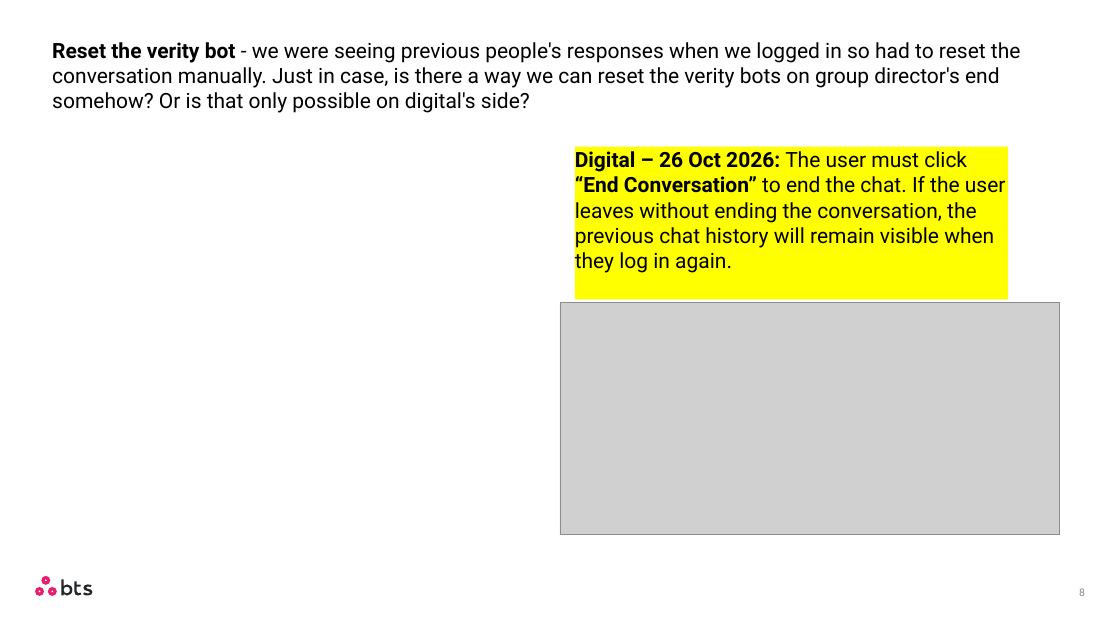
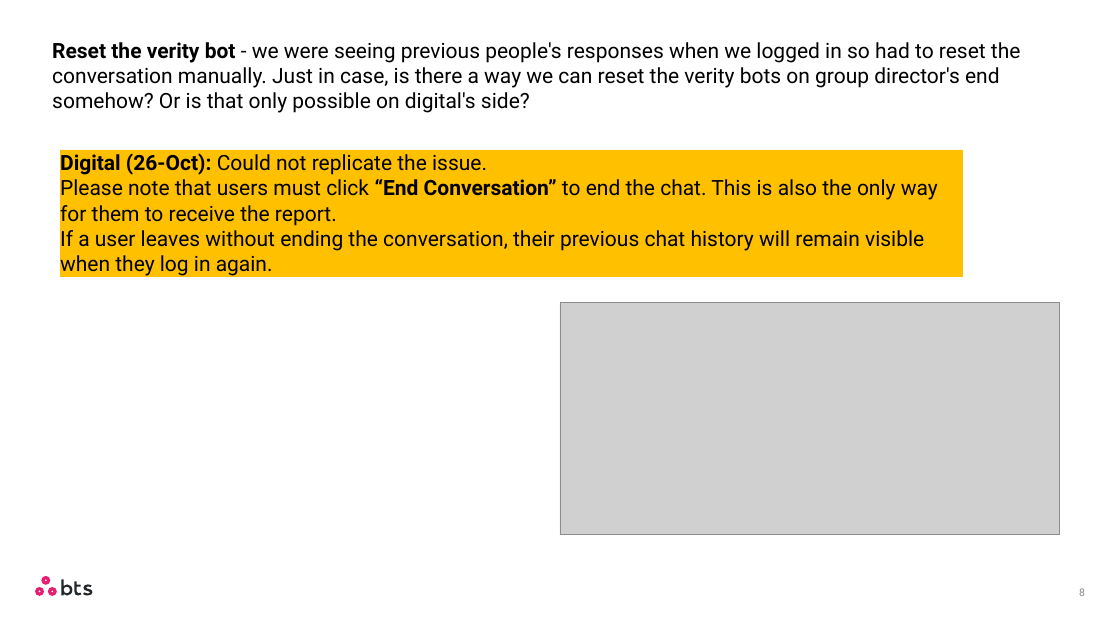
Before and after one commit to BTS-USA/BTS_BD_Marketing_MBS, a slide deck: slide 8 of _dev/Feedback/Consultant/23-Oct/10_23_2026_Update_For_Digital_Simulation.pptx. Drawn at 1120x630 pixels with LibreOffice and Linux fonts; fonts in the diff are those of the drawing; grey boxes stand for pictures. Boxes give left, top, right and bottom in pixels: in the first picture for what was removed or moved away, otherwise in the second. Text is boxed around its words. In the diff, an @@ line names an element or a change of style, - is before the commit and + after.

```diff
--- a/_dev/Feedback/Consultant/23-Oct/10_23_2026_Update_For_Digital_Simulation.pptx
+++ b/_dev/Feedback/Consultant/23-Oct/10_23_2026_Update_For_Digital_Simulation.pptx
@@ text in rectangle at (60, 153, 938, 278): text changed @@
-Digital – 26 Oct 2026: The user must click “End Conversation” to end the chat. If the user leaves without ending the conversation, the previous chat history will remain visible when they log in again.
+Digital (26-Oct): Could not replicate the issue.
+Please note that users must click “End Conversation” to end the chat. This is also the only way for them to receive the report.
+If a user leaves without ending the conversation, their previous chat history will remain visible when they log in again.
@@ rectangle "Digital (26-Oct): Could not replicate ...": place and size @@
-rectangle "Digital (26-Oct): Could not replicate ..." at (575, 147, 1008, 300)
+rectangle "Digital (26-Oct): Could not replicate ..." at (60, 150, 964, 276)
@@ rectangle "Digital (26-Oct): Could not replicate ..." at (60, 150, 964, 276): fill #FFFF00 to #FFC000 @@
```
Also in this commit, not shown: 6 other slides changed.
